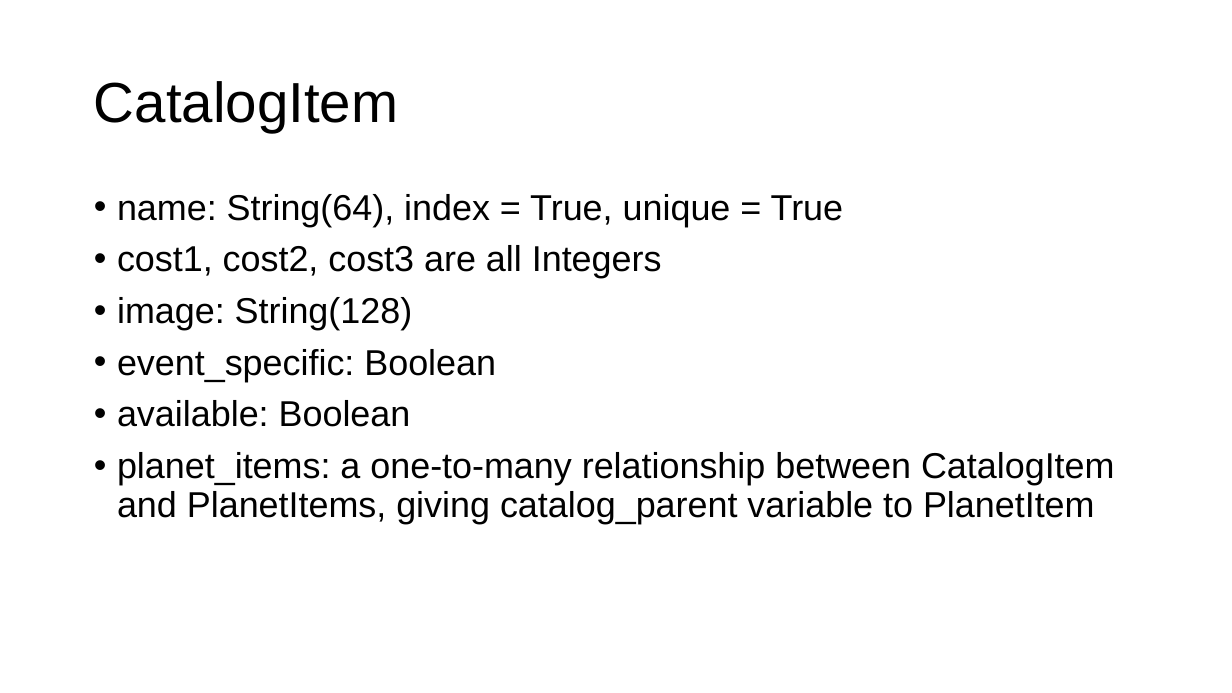
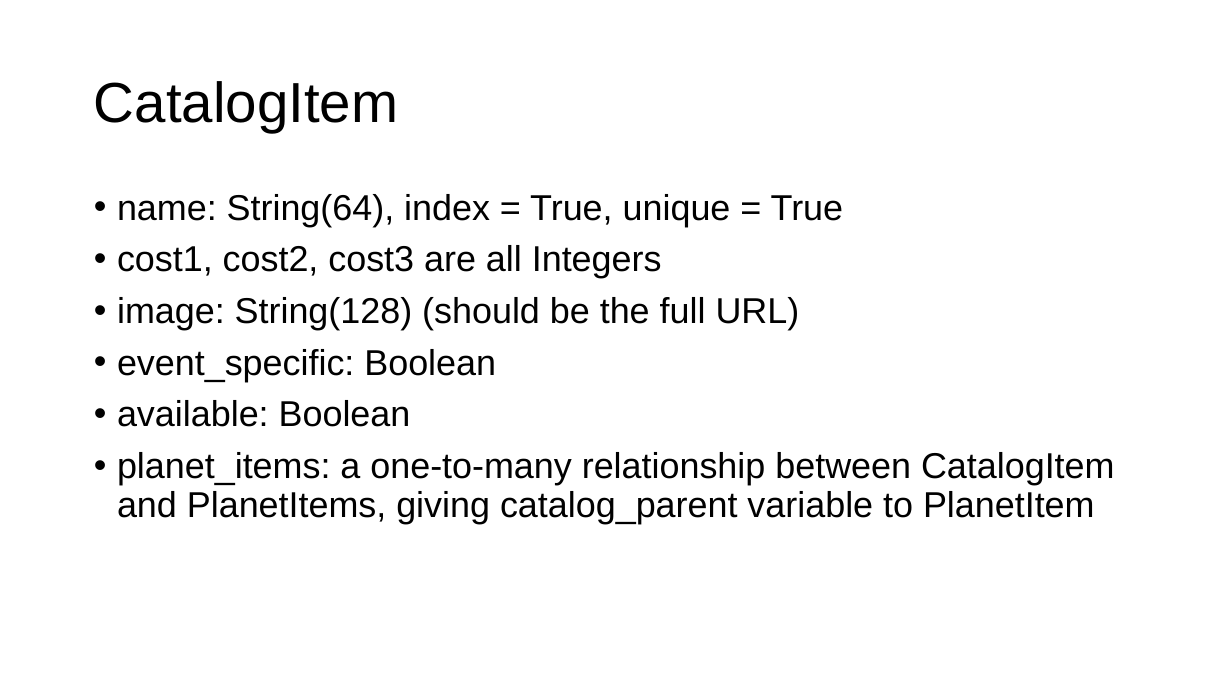
Before and after one commit to gmfk07/iu2018-backend, a slide deck: slide 13 of iu-spec-backend.pptx. Drawn at 1232x693 pixels with LibreOffice and Linux fonts; fonts in the diff are those of the drawing. Boxes give left, top, right and bottom in pixels: in the first picture for what was removed or moved away, otherwise in the second. Text is boxed around its words. In the diff, an @@ line names an element or a change of style, - is before the commit and + after.

```diff
--- a/iu-spec-backend.pptx
+++ b/iu-spec-backend.pptx
@@ text at <box>117,297,800,330</box>: text changed @@
-• image: String(128)
+• image: String(128) (should be the full URL)
```
Also in this commit, not shown: 3 other slides changed, 5 other files.
